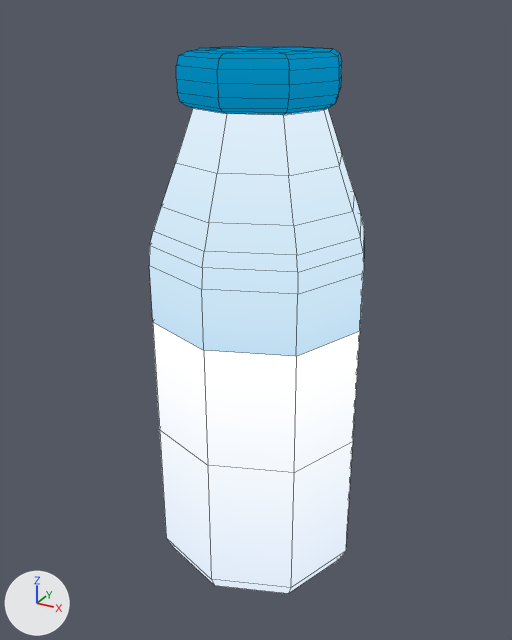
The Blender file Assets/Visuals/Food/Meshes/Milk.blend: old version first, new version second.
Camera for both pictures: a 50 mm lens placed at (0.629, -1.164, 1.125), pointed at (-0.011, 0.0, 0.543). The lights are fixed; the arrows at lower left show +X, +Y and +Z. The first picture is the older version. Mesh edges are drawn as thin lines.

Before the edit, the objects in view are built like this:
```python
me_plane = bpy.data.meshes.new('Plane')
me_plane.from_pydata(...)  # 154 vertices, 152 faces; spans x -0.213..0.213, y -0.213..0.213, z 0.0..1.06
me_plane.polygons.foreach_set('use_smooth', [True] * 152)
me_plane.materials.append(mat_material)  # picture img_textureatlas_png_001
ob_milkbottle = bpy.data.objects.new('MilkBottle', me_plane)
ob_milkbottle.location = (0.0, 0.0, 0.0)
```
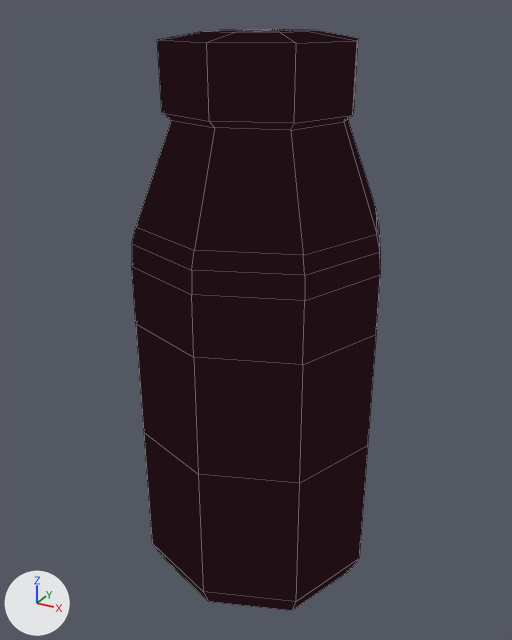
Where the change shows, as pixel boxes (x1, y1, x2, y2) in the pictures (512 x 640 px):
```json
{"object": "MilkBottle", "change": "reshaped, modifiers changed", "before": [149, 46, 364, 593], "after": [132, 29, 380, 611], "on screen": "15% wider, 6% taller"}
{"part": 1, "of": "me_plane", "change": "built on", "before": [153, 46, 361, 255], "after": [136, 30, 377, 255]}
```

Edits to the scene script, one JSON object a line:
```json
{"op": "add", "block": "mat_lineas", "code": ["mat_lineas = emission_material('Lineas')", "mat_lineas.base_color = (0.0144, 0.00518, 0.0075)  # black #201015"]}
{"block": "me_plane", "where": "# used by ob_milkbottle; location = (0.0, 0.0, 0.0)"}
{"op": "remove", "block": "me_plane", "code": "me_plane.from_pydata(...)  # 154 vertices, 152 faces; spans x -0.213..0.213, y -0.213..0.213, z 0.0..1.06"}
{"op": "add", "block": "me_plane", "code": "me_plane.from_pydata(...)  # 98 vertices, 96 faces; spans x -0.213..0.213, y -0.213..0.213, z 0.0..1.06"}
{"block": "me_plane", "change": "me_plane part 1"}
{"block": "me_plane", "change": "56 vertices are removed from x -0.185..0.185, y -0.185..0.185, z 0.795..1.059"}
{"block": "me_plane", "change": "88 faces are deleted"}
{"block": "me_plane", "change": "32 new faces join them"}
{"op": "add", "block": "me_plane", "code": "me_plane.materials.append(mat_lineas)  # black #201015"}
{"op": "add", "block": "ob_milkbottle", "code": "_m = ob_milkbottle.modifiers.new('Solidify', 'SOLIDIFY')"}
{"op": "add", "block": "ob_milkbottle", "code": "_m.thickness = 0.03"}
{"op": "add", "block": "ob_milkbottle", "code": "_m.offset = 1.0"}
{"op": "add", "block": "ob_milkbottle", "code": "_m.material_offset = 1"}
{"op": "add", "block": "ob_milkbottle", "code": "_m.use_even_offset = True"}
{"op": "add", "block": "ob_milkbottle", "code": "_m.use_flip_normals = True"}
```
